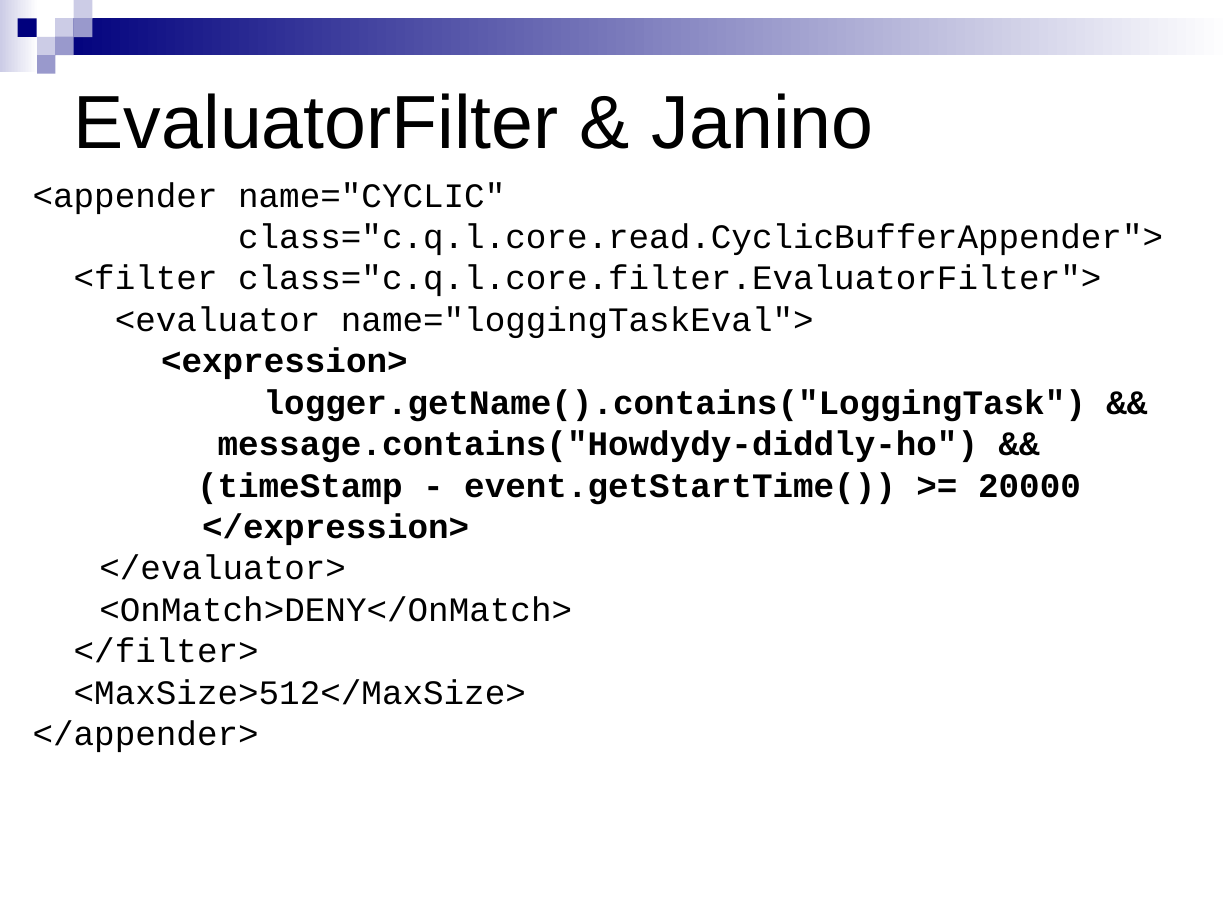
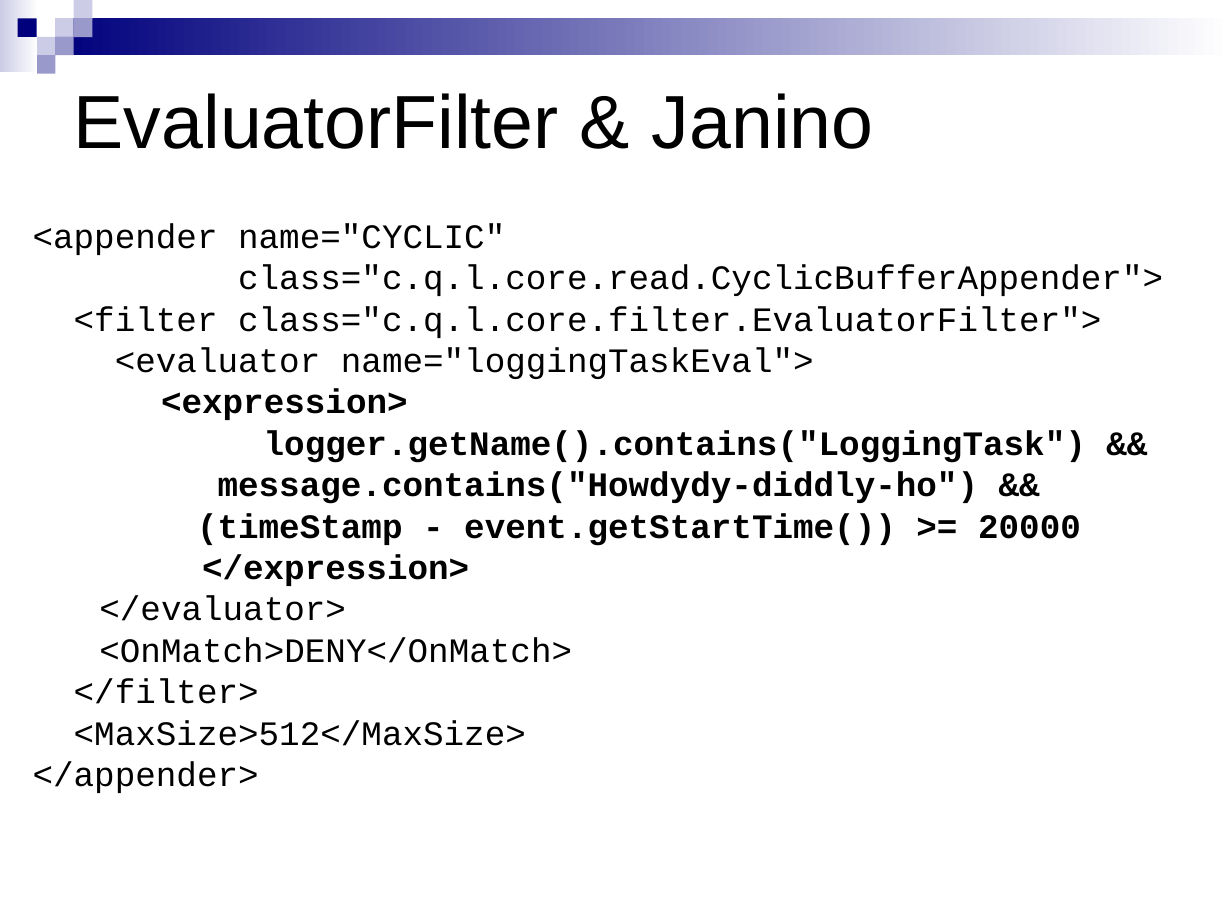
Before and after one commit to qos-ch/logback, a slide deck: slide 19 of logback-site/src/site/resources/10reasons.ppt. Drawn at 1232x924 pixels with LibreOffice and Linux fonts; fonts in the diff are those of the drawing; background and template pictures are left out. Boxes give left, top, right and bottom in pixels: in the first picture for what was removed or moved away, otherwise in the second. Text is boxed around its words. In the diff, an @@ line names an element or a change of style, - is before the commit and + after.

```diff
--- a/logback-site/src/site/resources/10reasons.ppt
+++ b/logback-site/src/site/resources/10reasons.ppt
@@ text "<appender name="CYCLIC"": place and size @@
-text "<appender name="CYCLIC"" at [33, 182, 1163, 752]
+text "<appender name="CYCLIC"" at [33, 223, 1163, 793]
```
Also in this commit, not shown: 2 other slides changed, 1 slide added.
